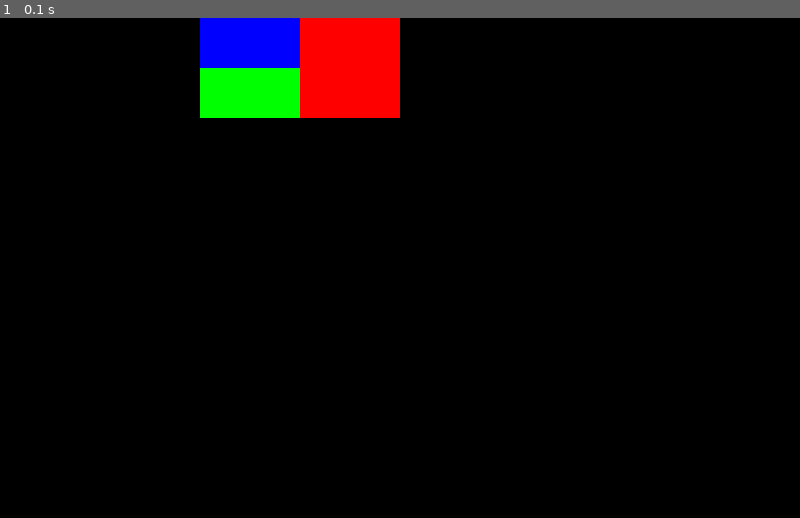
Above: before the commit, frame 1.
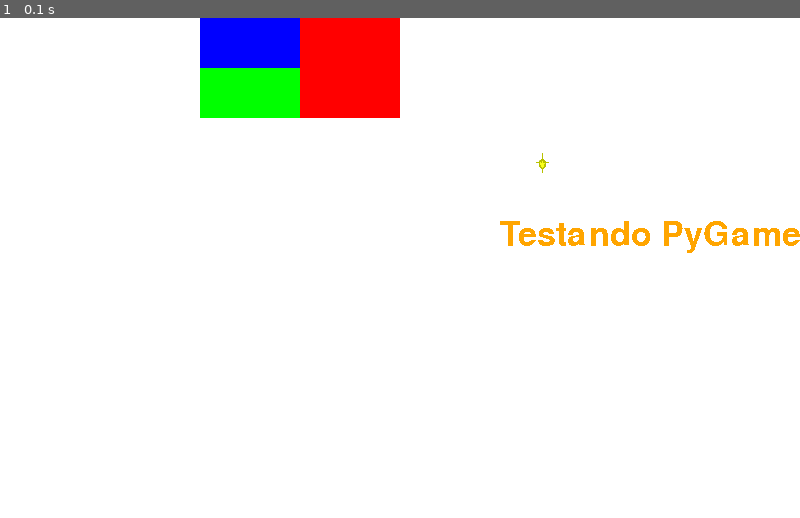
Above: after the commit, the same moment.

Repository: UNIVEM-BCC-BSI/Cosmos-Learning
Game: pygame game, started from tests/PyGame/pyGame-Features.py
The game is run twice, just before and just after one commit, with the same random seed, the same clock (stepped at 60 frames per second) and the same inputs.
Inputs:
- Up to frame 1 (0.1 s): no input

The runs differ from the first frame. In frame 1, 95% of the frame differs, in the area x 0-100%, y 0-100%.

Commit message:
Continuando os testes com o pygame e adicionando um sprite de teste

Diff:
--- a/tests/PyGame/pyGame-Features.py
+++ b/tests/PyGame/pyGame-Features.py
@@ -1,31 +1,77 @@
 import pygame
 from sys import exit
 
+#-----------------------
+#O principal conceito no pygame é o de
+#Surface, pois é com base nele que se
+#cria objetos e os controla, existem
+#dois tipos de superfície, uma delas
+#é a janela e as outra são os itens
+#postos dentro da janela, vale lembrar
+#que é permitido colocar um item dentro
+#de outro item
+#-----------------------
 pygame.init()
+#Inicia o PyGame
 screen = pygame.display.set_mode((800,500))
-pygame.display.set_caption("Konichiwa PyGame")
+#Gera uma janela de width 800 e height 500
+screen.fill("white")
+#Preenche toda a Superfice com a cor desejada
+pygame.display.set_caption("Olá PyGame")
+#Muda o nome da janela
+
 #pygame.display.toggle_fullscreen()
+#Torna em tela cheia com a resolução definida no screen
 Clock = pygame.time.Clock()
+#Gera um objeto do tipo Clock
+
+#pygame.display.set_mode((300,200))
+#Sobrescreve o display.set_mode anterior
 
 testSurface = pygame.Surface((200,100))
+#Gera uma Surface (Superficie) de width 200 e height 100
 testSurface.fill("red")
+
 blue = pygame.Surface((100,50))
 blue.fill("blue")
+
 green = pygame.Surface((100,50))
 green.fill("green")
 
+testImage = pygame.image.load("./tests/PyGame/starSprite.png")
+#Permite carregar uma imagem para mais tarde ser usada como Surface
+
+testText = pygame.font.Font(None, 50)
+#Gera uma fonte de tipo e tamanho especificado
+textSurface = testText.render("Testando PyGame",False,"orange")
+#Esta passando os argumentos em ordem: Text, Antialias, Color
+#É uma Surface, está gerendo uma Surface com conteudo especificado, se o antialias for True
+#o texto fica mais "arredondado"
+
+
 while True:
     for event in pygame.event.get():
+        #Gera uma lista de eventos registrados pelo pygame
         if event.type == pygame.QUIT:
             pygame.quit()
             exit()
+            #Fecha o interpretador do código impedindo o while True de continuar
 
     screen.blit(testSurface, (200,0))
+    #Carrega o testSurface dentro da Screen
     testSurface.blit(blue, (0,0))
     #Se estiver fora do alcance do display usado não vai renderizar
     screen.blit(green, (200,50))
     #Perceba que pygame permite sobreposição
 
+    screen.blit(testImage, (500,100))
+    #A tupla esta passando a margem que o objeto deve ter em X e Y
+    #Lembrando que o ponto X = 0 e Y = 0 no pygame é no canto superior esquerdo
+
+    screen.blit(textSurface,(500, 200))
+
+
     pygame.display.update()
+    #Sem isso a tela fica completamente preta
     Clock.tick(60)
     #Limita a quantidade maxima de frames por segundo
Binary file added: tests/PyGame/starSprite.png
